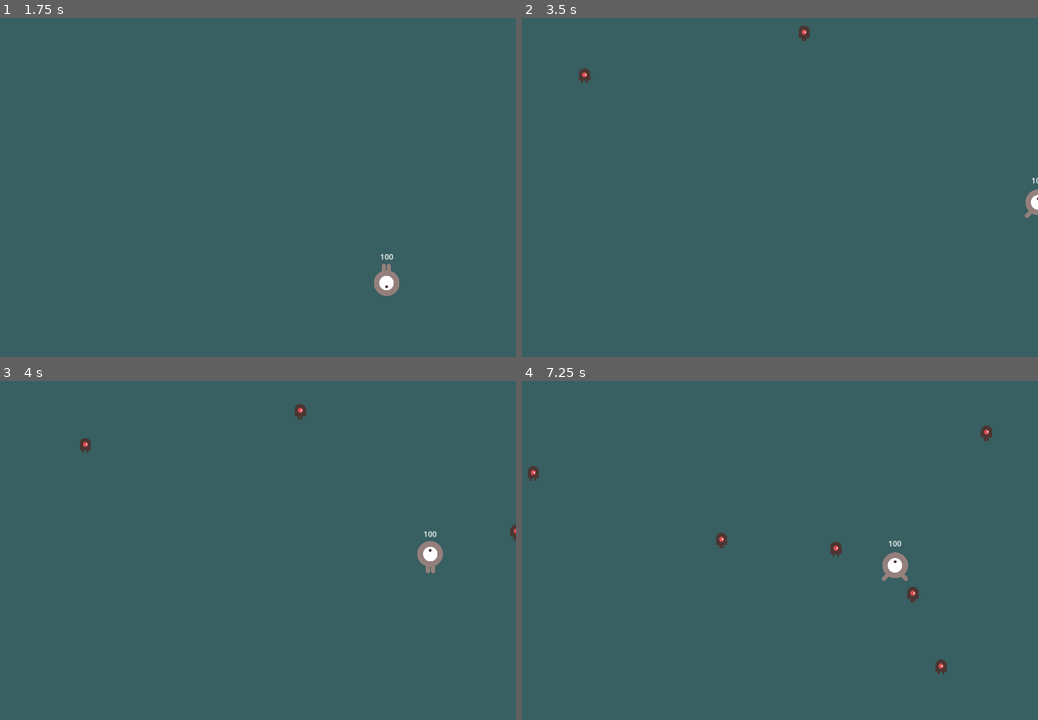
Above: before the commit, frames 1-4 (two rows, left to right).
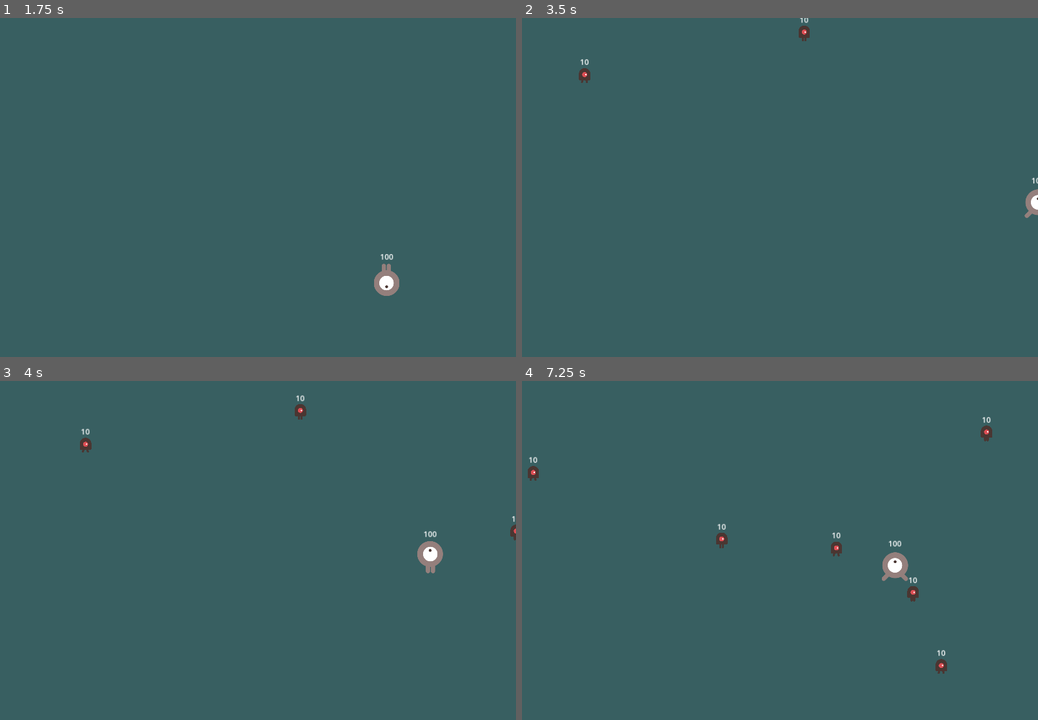
Above: after the commit, the same moments.

Repository: LimZiJia/SurviveTheSemester
Game: Godot game, scene res://main.tscn
Two runs of this game, one before a commit and one after it. Both use one fixed random seed, a clock stepped at 60 frames per second and the inputs below.
Inputs:
- Up to frame 1 (1.75 s): tap Enter at 0.5 s; hold D (move_right) 0.53-1.28 s; hold S (move_down) from 1.28 s (still down)
- Up to frame 2 (3.5 s): release S (move_down) at 2.03 s; hold D (move_right) 2.03-2.78 s; hold W (move_up) from 2.78 s (still down)
- Up to frame 3 (4 s): release W (move_up) at 3.53 s; hold A (move_left) from 3.53 s (still down)
- Up to frame 4 (7.25 s): release A (move_left) at 5.03 s; hold S (move_down) 5.03-5.78 s; hold D (move_right) 5.78-6.53 s; hold W (move_up) from 6.53 s (still down)

Frame 1 is identical in both runs. In frame 2, less than 0.1% of the frame differs, in the area x 11-56%, y 0-20%; in frame 3, less than 0.1%; in frame 4, 0.2%, in the area x 1-91%, y 10-87%.

Commit message:
Refactored code to use composition
1) Added health, hitbox and hurtbox scenes that can be incorporated for any entity
2) Added use of static typing

Diff:
--- /dev/null
+++ b/components/health_label.gd
@@ -0,0 +1,26 @@
+class_name HealthLabel
+extends Label
+
+signal dead
+
+@export var max_health: float
+var health: float
+
+func take_damage(dmg: float) -> void:
+	health -= dmg
+	health = clampf(health, 0, max_health)
+	update_label()
+	if health == 0:
+		emit_signal("dead")
+
+
+func update_label() -> void:
+	text = str(int(round(health)))
+
+
+func initialize_health() -> void:
+	health = max_health
+	update_label()
+
+func _ready() -> void:
+	initialize_health()
--- /dev/null
+++ b/components/health_label.tscn
@@ -0,0 +1,10 @@
+[gd_scene load_steps=2 format=3 uid="uid://dsofeml2530h0"]
+
+[ext_resource type="Script" path="res://components/health_label.gd" id="1_0bjwg"]
+
+[node name="HealthLabel" type="Label"]
+offset_right = 40.0
+offset_bottom = 23.0
+horizontal_alignment = 1
+vertical_alignment = 1
+script = ExtResource("1_0bjwg")
--- /dev/null
+++ b/components/hitbox_area.gd
@@ -0,0 +1,8 @@
+class_name HitboxArea
+extends Area2D
+
+@export var damage: float
+
+
+func _on_area_entered(area: HurtboxArea):
+	area.handle_hurt(damage)
--- /dev/null
+++ b/components/hitbox_area.tscn
@@ -0,0 +1,8 @@
+[gd_scene load_steps=2 format=3 uid="uid://bw3wmcukkngxf"]
+
+[ext_resource type="Script" path="res://components/hitbox_area.gd" id="1_507i5"]
+
+[node name="HitboxArea" type="Area2D"]
+script = ExtResource("1_507i5")
+
+[connection signal="area_entered" from="." to="." method="_on_area_entered"]
--- /dev/null
+++ b/components/hurtbox_area.gd
@@ -0,0 +1,10 @@
+class_name HurtboxArea
+extends Area2D
+
+
+@export var health_label: HealthLabel
+
+
+# ensure type safety entity: hitbox
+func handle_hurt(damage: float) -> void:
+	health_label.take_damage(damage)
--- /dev/null
+++ b/components/hurtbox_area.tscn
@@ -0,0 +1,6 @@
+[gd_scene load_steps=2 format=3 uid="uid://dye4pnmmt2g1g"]
+
+[ext_resource type="Script" path="res://components/hurtbox_area.gd" id="1_hqotl"]
+
+[node name="HurtboxArea" type="Area2D"]
+script = ExtResource("1_hqotl")
--- a/main.gd
+++ b/main.gd
@@ -3,14 +3,8 @@
 
 @export var mob_scene : PackedScene
 
-# Called when the node enters the scene tree for the first time.
 func _ready():
 	new_game()
-
-
-# Called every frame. 'delta' is the elapsed time since the previous frame.
-func _process(delta):
-	pass
 
 
 func new_game():
--- a/main.tscn
+++ b/main.tscn
@@ -23,7 +23,7 @@
 color = Color(0.219608, 0.372549, 0.380392, 1)
 
 [node name="Player" parent="." instance=ExtResource("1_63u67")]
-position = Vector2(-133, 280)
+position = Vector2(-81, 183)
 
 [node name="MobPath" type="Path2D" parent="."]
 curve = SubResource("Curve2D_u2oqr")
--- a/mob.gd
+++ b/mob.gd
@@ -1,14 +1,9 @@
 extends RigidBody2D
 
-var target = null
-var speed = 100.0
-@onready var screen_size = get_viewport_rect().size
-@onready var dmg = randi_range(5, 20)
+@export var speed := 100.0
+@onready var screen_size := get_viewport_rect().size
+var target: Player = null
 
-
-# Called when the node enters the scene tree for the first time.
-func _ready():
-	randomize()
 
 
 func _physics_process(delta):
@@ -20,19 +15,14 @@
 	else:
 		$AnimatedSprite2D.stop()
 
-
 	position += direction * speed * delta
 	position.x = clamp(position.x, 0, screen_size.x)
 	position.y = clamp(position.y, 0, screen_size.y)
 
 
-func _on_detection_area_area_entered(area):
-	var player := area as Player
-	if player:
-		target = area
+func _on_detection_area_area_entered(area: Player):
+	target = area
 
 
-func _on_detection_area_area_exited(area):
-	var player := area as Player
-	if player:
-		target = null
+func _on_detection_area_area_exited(_area: Player):
+	target = null
--- a/mob.tscn
+++ b/mob.tscn
@@ -1,24 +1,28 @@
-[gd_scene load_steps=7 format=3 uid="uid://b3ar6twpp55xh"]
+[gd_scene load_steps=10 format=3 uid="uid://24c77tnfu1qt"]
 
-[ext_resource type="Script" path="res://mob.gd" id="1_6u7di"]
-[ext_resource type="Texture2D" uid="uid://dtgybaxplg2bj" path="res://art/enemy-walking-1.png" id="1_s0c3d"]
-[ext_resource type="Texture2D" uid="uid://skio4cfuys26" path="res://art/enemy-walking-2.png" id="2_wasux"]
+[ext_resource type="Script" path="res://mob.gd" id="1_anuhh"]
+[ext_resource type="Texture2D" uid="uid://dtgybaxplg2bj" path="res://art/enemy-walking-1.png" id="2_n7vsd"]
+[ext_resource type="Texture2D" uid="uid://skio4cfuys26" path="res://art/enemy-walking-2.png" id="3_kn75w"]
+[ext_resource type="PackedScene" uid="uid://dsofeml2530h0" path="res://components/health_label.tscn" id="4_0837x"]
+[ext_resource type="PackedScene" uid="uid://bw3wmcukkngxf" path="res://components/hitbox_area.tscn" id="5_jedqt"]
 
 [sub_resource type="SpriteFrames" id="SpriteFrames_8aoai"]
 animations = [{
 "frames": [{
 "duration": 1.0,
-"texture": ExtResource("1_s0c3d")
+"texture": ExtResource("2_n7vsd")
 }, {
 "duration": 1.0,
-"texture": ExtResource("2_wasux")
+"texture": ExtResource("3_kn75w")
 }],
 "loop": true,
 "name": &"default",
 "speed": 5.0
 }]
 
-[sub_resource type="CapsuleShape2D" id="CapsuleShape2D_ipj00"]
+[sub_resource type="CircleShape2D" id="CircleShape2D_8lro3"]
+
+[sub_resource type="CapsuleShape2D" id="CapsuleShape2D_7fxbd"]
 radius = 12.0
 height = 32.0
 
@@ -36,9 +40,23 @@
 sprite_frames = SubResource("SpriteFrames_8aoai")
 
 [node name="CollisionShape2D" type="CollisionShape2D" parent="."]
-shape = SubResource("CapsuleShape2D_ipj00")
+shape = SubResource("CircleShape2D_8lro3")
+
+[node name="HealthLabel" parent="." instance=ExtResource("4_0837x")]
+offset_left = -20.0
+offset_top = -40.0
+offset_right = 20.0
+offset_bottom = -17.0
+max_health = 10.0
+
+[node name="HitboxArea" parent="." instance=ExtResource("5_jedqt")]
+damage = 5.0
+
+[node name="CollisionShape2D" type="CollisionShape2D" parent="HitboxArea"]
+shape = SubResource("CapsuleShape2D_7fxbd")
 
 [node name="DetectionArea" type="Area2D" parent="."]
+visible = false
 
 [node name="CollisionShape2D" type="CollisionShape2D" parent="DetectionArea"]
 shape = SubResource("CircleShape2D_bq5xo")
--- a/player.gd
+++ b/player.gd
@@ -3,17 +3,11 @@
 
 signal dead
 
-@export var speed = 400.0
-var screen_size = Vector2.ZERO
-var health = 100.0
-
-# Called when the node enters the scene tree for the first time.
-func _ready():
-	screen_size = get_viewport_rect().size
+@export var speed := 400.0
+@onready var screen_size := get_viewport_rect().size
 
 
-# Called every frame. 'delta' is the elapsed time since the previous frame.
-func _process(delta):
+func _physics_process(delta) -> void:
 	# Movement
 	var direction = Vector2.ZERO
 	if Input.is_action_pressed("move_right"):
@@ -42,23 +36,14 @@
 		$AnimatedSprite2D.animation = "up"
 		$AnimatedSprite2D.flip_v = direction.y > 0
 
-func start(new_position):
+
+func start(new_position: Vector2) -> void:
 	position = new_position
 	show()
 	$CollisionShape2D.disabled = false
 
-func damage_player(dmg):
-	health -= dmg
-	update_health()
-	if health <= 0:
-		hide()
-		$CollisionShape2D.set_deferred("disabled", true)
-		emit_signal("dead")
 
-func update_health():
-	$HealthLabel.text = str(health)
-
-
-func _on_body_entered(body):
-	if body.is_in_group("mobs"):
-		damage_player(body.dmg)
+func _on_health_label_dead():
+	hide()
+	$CollisionShape2D.set_deferred("disabled", true)
+	emit_signal("dead")
--- a/player.tscn
+++ b/player.tscn
@@ -1,18 +1,20 @@
-[gd_scene load_steps=7 format=3 uid="uid://d2vq6l8m0v44q"]
+[gd_scene load_steps=10 format=3 uid="uid://bo7u78xqoo0oj"]
 
-[ext_resource type="Texture2D" uid="uid://cw8xsl33p3b7g" path="res://art/player-up-1.png" id="1_3lkkn"]
-[ext_resource type="Script" path="res://player.gd" id="1_y4wvu"]
-[ext_resource type="Texture2D" uid="uid://bblmoaouu0d0h" path="res://art/player-walk-2.png" id="2_altm8"]
-[ext_resource type="Texture2D" uid="uid://b3ssi1g5bno71" path="res://art/player-up-2.png" id="3_5mqrn"]
+[ext_resource type="Script" path="res://player.gd" id="1_7xkn6"]
+[ext_resource type="Texture2D" uid="uid://cw8xsl33p3b7g" path="res://art/player-up-1.png" id="2_qshyo"]
+[ext_resource type="Texture2D" uid="uid://bblmoaouu0d0h" path="res://art/player-walk-2.png" id="3_6dlcg"]
+[ext_resource type="Texture2D" uid="uid://b3ssi1g5bno71" path="res://art/player-up-2.png" id="4_bbs05"]
+[ext_resource type="Script" path="res://components/health_label.gd" id="5_4n1ai"]
+[ext_resource type="Script" path="res://components/hurtbox_area.gd" id="6_55pa7"]
 
 [sub_resource type="SpriteFrames" id="SpriteFrames_lgod0"]
 animations = [{
 "frames": [{
 "duration": 1.0,
-"texture": ExtResource("1_3lkkn")
+"texture": ExtResource("2_qshyo")
 }, {
 "duration": 1.0,
-"texture": ExtResource("2_altm8")
+"texture": ExtResource("3_6dlcg")
 }],
 "loop": true,
 "name": &"right",
@@ -20,22 +22,24 @@
 }, {
 "frames": [{
 "duration": 1.0,
-"texture": ExtResource("1_3lkkn")
+"texture": ExtResource("2_qshyo")
 }, {
 "duration": 1.0,
-"texture": ExtResource("3_5mqrn")
+"texture": ExtResource("4_bbs05")
 }],
 "loop": true,
 "name": &"up",
 "speed": 5.0
 }]
 
-[sub_resource type="CapsuleShape2D" id="CapsuleShape2D_50rhk"]
+[sub_resource type="CircleShape2D" id="CircleShape2D_7ijyl"]
+
+[sub_resource type="CapsuleShape2D" id="CapsuleShape2D_dwjla"]
 radius = 27.0
 height = 68.0
 
 [node name="Player" type="Area2D"]
-script = ExtResource("1_y4wvu")
+script = ExtResource("1_7xkn6")
 
 [node name="AnimatedSprite2D" type="AnimatedSprite2D" parent="."]
 scale = Vector2(0.5, 0.5)
@@ -43,15 +47,23 @@
 animation = &"right"
 
 [node name="CollisionShape2D" type="CollisionShape2D" parent="."]
-shape = SubResource("CapsuleShape2D_50rhk")
+shape = SubResource("CircleShape2D_7ijyl")
 
 [node name="HealthLabel" type="Label" parent="."]
 offset_left = -20.0
 offset_top = -60.0
 offset_right = 20.0
 offset_bottom = -37.0
-text = "100	"
 horizontal_alignment = 1
 vertical_alignment = 1
+script = ExtResource("5_4n1ai")
+max_health = 100.0
 
-[connection signal="body_entered" from="." to="." method="_on_body_entered"]
+[node name="HurtboxArea" type="Area2D" parent="." node_paths=PackedStringArray("health_label")]
+script = ExtResource("6_55pa7")
+health_label = NodePath("../HealthLabel")
+
+[node name="CollisionShape2D" type="CollisionShape2D" parent="HurtboxArea"]
+shape = SubResource("CapsuleShape2D_dwjla")
+
+[connection signal="dead" from="HealthLabel" to="." method="_on_health_label_dead"]
Not shown: 1 places in main.tscn that only renumber resources
Not shown: 1 places in mob.tscn that only renumber resources
